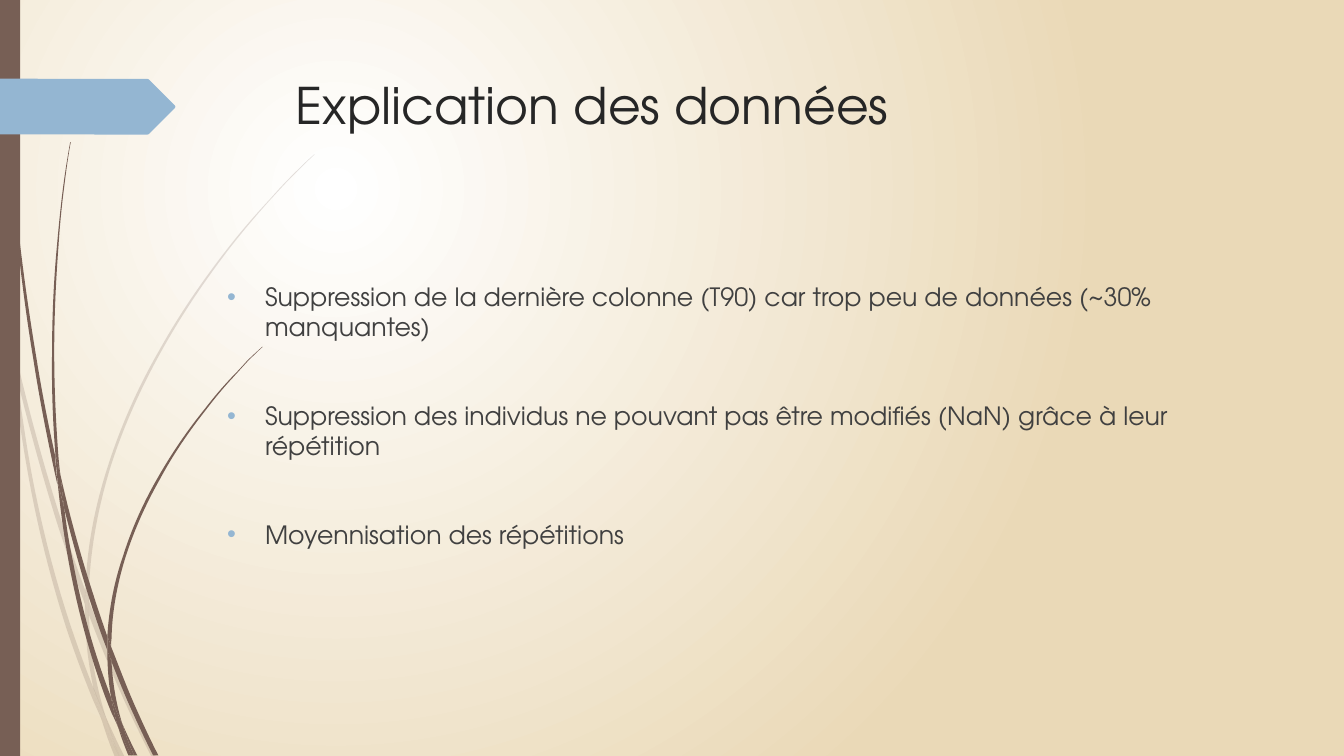
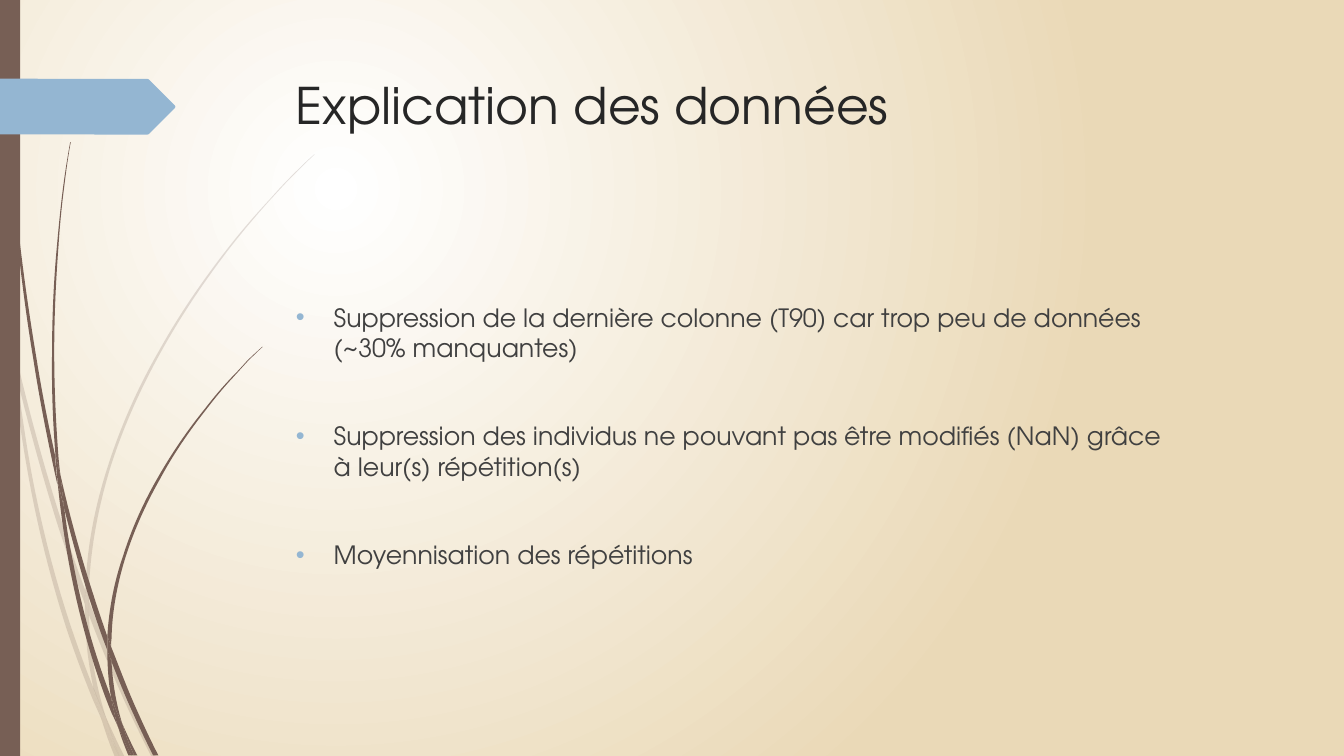
Before and after one commit to Phi-gif/DataViz, a slide deck: slide 8 of diapo.pptx. Drawn at 1344x756 pixels with LibreOffice and Linux fonts; fonts in the diff are those of the drawing. Boxes give left, top, right and bottom in pixels: in the first picture for what was removed or moved away, otherwise in the second. Text is boxed around its words. In the diff, an @@ line names an element or a change of style, - is before the commit and + after.

```diff
--- a/diapo.pptx
+++ b/diapo.pptx
@@ text "Suppression de la dernière colonne ...": place and size @@
-text "Suppression de la dernière colonne ..." at [265, 287, 1167, 549]
+text "Suppression de la dernière colonne ..." at [334, 308, 1161, 569]
@@ text at [334, 426, 1161, 482]: text changed @@
-• Suppression des individus ne pouvant pas être modifiés (NaN) grâce à leur répétition
+• Suppression des individus ne pouvant pas être modifiés (NaN) grâce à leur(s) répétition(s)
```
Also in this commit, not shown: 7 other slides changed.
